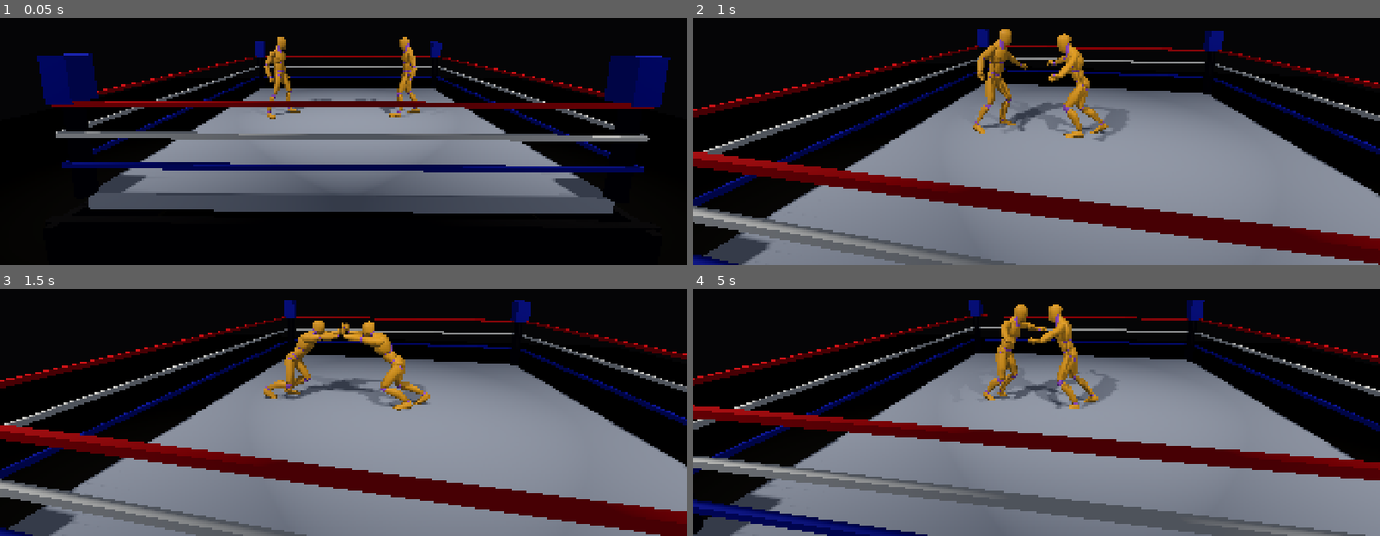
Above: before the commit, frames 1-4 (two rows, left to right).
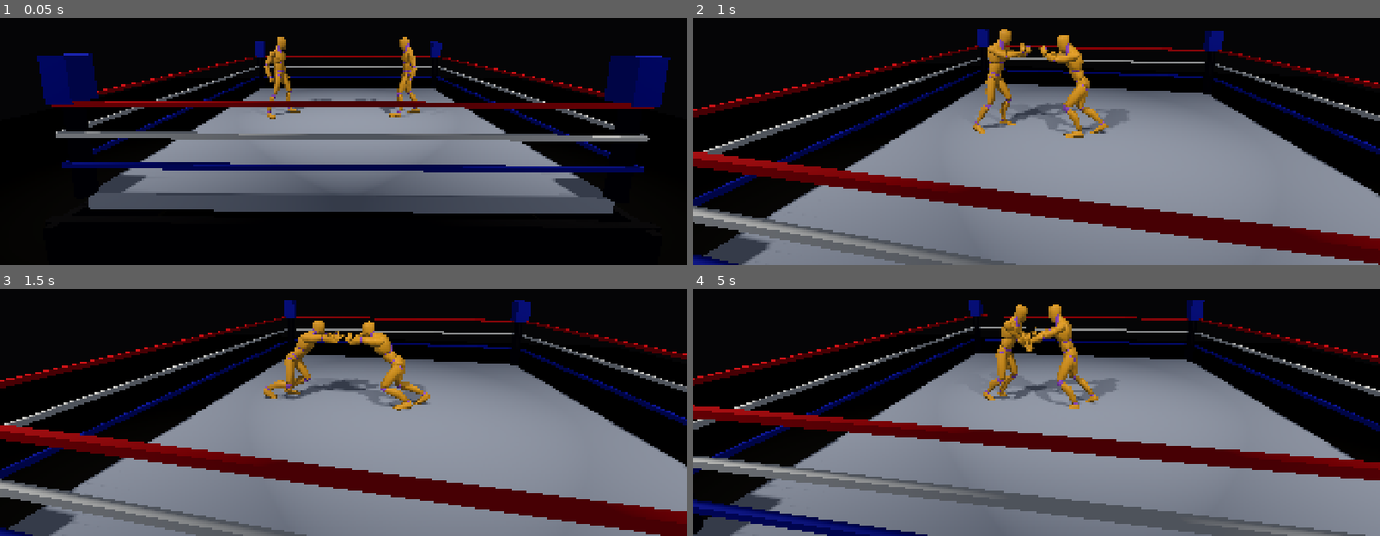
Above: after the commit, the same moments.

Repository: denhamd2/aegis
Game: Godot game, scene res://scenes/match.tscn
Two runs of this game, one before a commit and one after it. Both use one fixed random seed, a clock stepped at 60 frames per second and the inputs below.
Inputs:
- Up to frame 1 (0.05 s): no input
- Up to frame 2 (1 s): hold D (move_right) from 0.53 s (still down); tap K (grapple) at 0.6 s; tap J (strike) at 0.8 s
- Up to frame 3 (1.5 s): release D (move_right) at 1.28 s; hold S (move_down) from 1.28 s (still down); tap J (strike) at 1.35 s
- Up to frame 4 (5 s): tap K (grapple) at 1.55, 2.1, 3.05, 4.55 s; release S (move_down) at 2.03 s; hold D (move_right) 2.03-2.78 s; tap J (strike) at 2.3, 3.6 s; hold W (move_up) 2.78-3.53 s; tap L (reversal) at 2.85 s; hold A (move_left) from 3.53 s (still down); tap Space (submission_hold) at 4.35 s

Frame 1 is identical in both runs. In frame 2, 1.3% of the frame differs, in the area x 41-64%, y 4-50%; in frame 3, 0.4%; in frame 4, 1.0%.

Commit message:
Add grip IK so a grappler's hands land on his opponent
Paired grapple clips animate only the two root transforms, and each
skeleton is posed by its own single-character clip, which has no idea
another body exists -- so an attacker performed a lifting motion near the
defender and never touched him. Two SkeletonIK3D chains per wrestler now
pull the hands onto the opponent while gripping. SkeletonIK3D derives from
SkeletonModifier3D and runs after the AnimationMixer writes the pose, so
the clip supplies the body and IK places the arms on top; contact is
emergent and holds for every move, including the 13 paired clips still
unwritten.

A squared-up wrestler grips the chest, a lifting attacker the hips --
mid-throw the victim's chest is overhead and behind. Targets are clamped
onto each arm's reach sphere rather than rejected when out of range: an arm
spans 0.547m while the clips hold the bodies 0.8-1.2m apart, so a hard
reach test never engages. Blend ramps a fixed step per physics tick, so
replay determinism is unaffected.

Three engine traps worth recording. TwoBoneIK3D, the modern non-deprecated
node, does nothing here: in an isolated three-bone skeleton with the chain
resolved and influence at 1, the tip never leaves its rest pose, while
SkeletonIK3D lands it within 0.005m of the target. get_bone_global_pose()
returns the pre-modifier pose, so a working modifier reads as broken --
measure with a BoneAttachment3D or by rendering. And BoneAttachment3D
deadlocks against an IK modifier on the same skeleton, so the tests cover
the rig and targeting maths while the pose is verified by rendering.

Verified: 82/82 tests pass (13 new, zero orphans); six seeds produce
identical outcomes to the build without IK, confirming it cannot affect a
match; and close-up renders show hands interlocked in a tie-up and arms
wrapped round the waist during a lift.

Co-Authored-By: Claude Opus 5 <noreply@anthropic.com>
Claude-Session: https://claude.ai/code/session_014FrePquMKRRVTcBmQuSTE6

Diff:
--- a/game/core/match/wrestler_controller.gd
+++ b/game/core/match/wrestler_controller.gd
@@ -83,6 +83,19 @@
 ## job, not hand-rolled here.
 var anim_tree: AnimationTree
 var _anim_playback: AnimationNodeStateMachinePlayback
+## The retargeted mesh's Skeleton3D. Public so the *opponent* can read this
+## wrestler's chest/hip bones when aiming its grip IK — a grapple needs to
+## know where the other torso actually is, which the root position doesn't
+## say (mid-throw the body can be upside down a metre off its own origin).
+var skeleton: Skeleton3D
+## One SkeletonIK3D per arm (index 0 = left, 1 = right) pulling the hands onto
+## the opponent while gripping. See _build_ik_rig().
+var _arm_ik: Array[SkeletonIK3D] = []
+var _grip_targets: Array[Marker3D] = []
+## Shared 0..1 blend applied to both arms' SkeletonIK3D.interpolation.
+var _grip_blend: float = 0.0
+## Span from shoulder to hand in the rest pose, measured in _build_ik_rig().
+var _arm_reach: float = 0.0
 
 ## FSM state -> clip from the base mesh's library. Every state gets *some*
 ## plausible clip from the single-character library on hand — no paired
@@ -242,6 +255,9 @@
 	fsm.state_changed.connect(_on_fsm_state_changed)
 	if anim_player:
 		_build_animation_tree()
+	skeleton = find_child("Skeleton3D", true, false) as Skeleton3D
+	if skeleton:
+		_build_ik_rig()
 
 ## Builds the AnimationNodeStateMachine blend graph: one AnimationNodeAnimation
 ## per WrestlerFSM state that has a usable clip (STATE_ANIMATIONS), and one
@@ -300,6 +316,140 @@
 	var idle_name: String = WrestlerFSM.State.keys()[WrestlerFSM.State.IDLE]
 	if state_machine.has_node(idle_name):
 		_anim_playback.start(idle_name)
+
+## Builds the grip IK: one SkeletonIK3D per arm, solving upperarm -> hand.
+##
+## The paired grapple clips animate only the two root transforms, and each
+## wrestler's skeleton is posed by its own single-character clip, which has no
+## idea another body exists. So the attacker performed a lifting motion *near*
+## the defender and never touched him -- the "I don't see him lifting him up"
+## complaint, which no amount of clip-swapping fixes.
+##
+## SkeletonIK3D derives from SkeletonModifier3D, so it runs after the
+## AnimationMixer writes the pose: the clip supplies the body, this pulls the
+## arms onto the opponent on top of it. Contact is therefore emergent and
+## holds for every move, including the 13 paired clips still unwritten,
+## instead of being keyframed one clip at a time.
+##
+## Built at runtime for the same reason _build_animation_tree() is: it stays
+## derived from the bone names here rather than drifting from them, and it
+## avoids needing editable children on the instanced .glb.
+##
+## Note SkeletonIK3D is Godot's older IK node and marked deprecated. The
+## modern replacement, TwoBoneIK3D, was tried first and does nothing on this
+## build: in an isolated three-bone skeleton with the chain resolved, the
+## target set and influence at 1, the tip bone never leaves its rest pose,
+## while SkeletonIK3D lands it within 0.005m of the same target. Measure with
+## a BoneAttachment3D if you re-test -- Skeleton3D.get_bone_global_pose()
+## returns the *pre-modifier* pose and reports no movement even when a
+## modifier is demonstrably working.
+func _build_ik_rig() -> void:
+	for chain in ARM_CHAINS:
+		for role in ["root", "tip"]:
+			if skeleton.find_bone(chain[role]) < 0:
+				push_error("Grip IK: rig has no bone '%s'; arm IK disabled" % chain[role])
+				return
+
+	for chain in ARM_CHAINS:
+		var ik := SkeletonIK3D.new()
+		# Configure before entering the tree: each of root_bone/tip_bone
+		# rebuilds the solver chain the moment it's assigned, so setting them
+		# on an already-parented node makes the first assignment resolve the
+		# other end to -1 and log a build_chain error.
+		ik.root_bone = chain["root"]
+		ik.tip_bone = chain["tip"]
+		var target := Marker3D.new()
+		ik.add_child(target)
+		ik.target_node = ik.get_path_to(target)
+		skeleton.add_child(ik)
+		# interpolation is SkeletonIK3D's own blend, 0 = pure animation pose.
+		# Starts fully off so a wrestler who never grapples is posed exactly as
+		# he was before this existed.
+		ik.interpolation = 0.0
+		# Deferred: start() resolves root_bone/tip_bone against the parent
+		# skeleton, which SkeletonIK3D only caches in its own _ready(). Called
+		# inline right after add_child() it resolves them to -1 and the solver
+		# reports "Condition -1 == p_task->root_bone is true" every frame
+		# thereafter, doing nothing.
+		ik.start.call_deferred()
+		_arm_ik.append(ik)
+		_grip_targets.append(target)
+
+	_arm_reach = _measure_arm_reach(ARM_CHAINS[0])
+
+## Shoulder-to-hand span in the rest pose — ~0.55m on this 1.83m rig.
+func _measure_arm_reach(chain: Dictionary) -> float:
+	var shoulder := skeleton.get_bone_global_rest(skeleton.find_bone(chain["root"])).origin
+	var hand := skeleton.get_bone_global_rest(skeleton.find_bone(chain["tip"])).origin
+	return shoulder.distance_to(hand)
+
+## True while this wrestler should have hands on the opponent.
+func _is_gripping_state() -> bool:
+	match fsm.current_state:
+		WrestlerFSM.State.TIE_UP:
+			return true
+		WrestlerFSM.State.GRAPPLE_HOLD:
+			return _is_grapple_attacker
+		_:
+			return false
+
+## Aims both grip targets at the opponent and blends the IK in or out.
+## Presentation only -- writes bone poses and marker positions, never
+## position, velocity or FSM state, so it cannot change a match outcome.
+func _update_grip_ik() -> void:
+	if _arm_ik.is_empty():
+		return
+	var engaged := _is_gripping_state() and _aim_grip_targets()
+	var step := IK_BLEND_PER_TICK if engaged else -IK_BLEND_PER_TICK
+	_grip_blend = clampf(_grip_blend + step, 0.0, 1.0)
+	for ik in _arm_ik:
+		ik.interpolation = _grip_blend
+
+## Places the two targets on either side of the part of the opponent this
+## wrestler is holding. Returns false only when there is nothing to grip, so
+## the caller blends back out and leaves the clip's own arm pose alone.
+##
+## Each target is clamped onto its arm's reach sphere rather than rejected
+## when too far: measured, an arm spans 0.547m while the paired clips hold the
+## bodies 0.8-1.2m apart, so a hard reach test would never engage at all.
+## Clamping gives the honest in-between -- arms fully extended toward the
+## opponent when he's beyond reach, hands genuinely on him once he isn't.
+func _aim_grip_targets() -> bool:
+	if _grip_targets.size() < 2 or not opponent or not is_instance_valid(opponent):
+		return false
+	if not opponent.skeleton or not skeleton:
+		return false
+	var anchor_name := GRIP_BONE_LIFT if fsm.current_state == \
+			WrestlerFSM.State.GRAPPLE_HOLD else GRIP_BONE
+	var anchor_bone := opponent.skeleton.find_bone(anchor_name)
+	if anchor_bone < 0:
+		return false
+	# Position from the bone, lateral axis from the opponent's body: the
+	# bone's own basis is a rest-pose artifact of this rig (arms along X) and
+	# doesn't track the torso the way the node transform does.
+	var anchor := opponent.skeleton.global_transform \
+			* opponent.skeleton.get_bone_global_pose(anchor_bone).origin
+	var lateral := opponent.global_transform.basis.x.normalized() * GRIP_HALF_WIDTH
+
+	# Godot forward is -Z, so +X is this wrestler's right: index 1 (right arm)
+	# takes the +X side of the grip, index 0 (left arm) the -X side.
+	_grip_targets[0].global_position = _reachable(ARM_CHAINS[0]["root"], anchor - lateral)
+	_grip_targets[1].global_position = _reachable(ARM_CHAINS[1]["root"], anchor + lateral)
+	return true
+
+## Nearest point to `target` the named shoulder's arm can actually straighten
+## to, stopping just short of full extension.
+func _reachable(shoulder_bone_name: String, target: Vector3) -> Vector3:
+	var shoulder_bone := skeleton.find_bone(shoulder_bone_name)
+	if shoulder_bone < 0:
+		return target
+	var shoulder := skeleton.global_transform \
+			* skeleton.get_bone_global_pose(shoulder_bone).origin
+	var offset := target - shoulder
+	var span := _arm_reach * MAX_EXTENSION
+	if offset.length() <= span or offset.length() < 0.001:
+		return target
+	return shoulder + offset.normalized() * span
 
 func _on_fsm_state_changed(_previous: WrestlerFSM.State, current: WrestlerFSM.State) -> void:
 	if not _anim_playback:
@@ -388,6 +538,9 @@
 
 	_apply_gravity(delta)
 	move_and_slide()
+	# After move_and_slide(), so the grip is aimed at where the bodies have
+	# actually ended up this tick rather than where they started it.
+	_update_grip_ik()
 
 ## Pull a wrestler back down to the mat.
 ##
@@ -467,6 +620,30 @@
 ## the result is identical under ReplaySystem playback at any render
 ## framerate (same reasoning as anim_tree's physics callback mode).
 const TURN_RATE_PER_TICK := 0.12 # radians/tick — ~7deg, a 180 in ~26 ticks
+
+## Grip IK tuning. Bone on the *opponent* the hands reach for while squared
+## up: spine_03 is this rig's upper chest (wrestler_bone_map.tres maps it to
+## the humanoid UpperChest slot).
+const GRIP_BONE := "spine_03"
+## What a lifting attacker holds instead — the hips of the man he's carrying.
+## During a throw the victim's chest is overhead and behind, and reaching for
+## it puts the arms somewhere that reads as nothing at all.
+const GRIP_BONE_LIFT := "pelvis"
+## Arm chains, index-matched to _arm_ik / _grip_targets.
+const ARM_CHAINS := [
+	{"root": "upperarm_l", "tip": "hand_l"},
+	{"root": "upperarm_r", "tip": "hand_r"},
+]
+## Half a torso width, so the hands land on the opponent's sides rather than
+## converging inside him. The rig's shoulders sit at x=+-0.192.
+const GRIP_HALF_WIDTH := 0.22
+## Fraction of full arm span a grip target may sit at. A fully straightened
+## chain is singular and reads as a locked-out arm.
+const MAX_EXTENSION := 0.95
+## Blend added per physics tick, so a grip fades in over ~7 ticks rather than
+## snapping. Fixed per tick, never a wall-clock lerp — same determinism
+## requirement as TURN_RATE_PER_TICK above.
+const IK_BLEND_PER_TICK := 0.15
 
 func _turn_toward_opponent() -> void:
 	if not opponent or not is_instance_valid(opponent):
--- /dev/null
+++ b/game/tests/test_wrestler_ik.gd
@@ -0,0 +1,196 @@
+extends GdUnitTestSuite
+## WrestlerController's grip IK -- the arm chains that pull a wrestler's hands
+## onto his opponent while gripping.
+##
+## Paired grapple clips animate only the two root transforms, and each
+## skeleton is posed by its own single-character clip, which has no idea
+## another body exists. So an attacker performed a lifting motion *near* the
+## defender without ever touching him. SkeletonIK3D derives from
+## SkeletonModifier3D and therefore runs after the AnimationMixer writes the
+## pose, letting the clip supply the body while IK places the arms on top.
+##
+## This is presentation only: it writes bone poses and marker positions, never
+## position/velocity/FSM state, so it must never change a match outcome. Six
+## seeds were checked to produce byte-identical results with it wired in.
+##
+## These tests cover the rig and the targeting maths. Whether the *pose* comes
+## out right is not assertable here and was checked by rendering close-ups --
+## Skeleton3D.get_bone_global_pose() returns the pre-modifier pose and reports
+## no movement even when a modifier is demonstrably working, and a
+## BoneAttachment3D (which does read the post-modifier pose) deadlocks against
+## an IK modifier on the same skeleton.
+
+const WRESTLER_SCENE := preload("res://scenes/wrestler.tscn")
+
+func _make_wrestler() -> WrestlerController:
+	var wrestler: WrestlerController = auto_free(WRESTLER_SCENE.instantiate())
+	add_child(wrestler)
+	return wrestler
+
+## A gripping pair: `wrestler` holds `opponent`, squared up 1.25m apart, which
+## is roughly the live tie-up separation.
+func _make_gripping_pair() -> Array:
+	var wrestler := _make_wrestler()
+	var opponent := _make_wrestler()
+	wrestler.global_position = Vector3(-0.625, 0.0, 0.0)
+	opponent.global_position = Vector3(0.625, 0.0, 0.0)
+	wrestler.opponent = opponent
+	wrestler.fsm.current_state = WrestlerFSM.State.TIE_UP
+	return [wrestler, opponent]
+
+func test_builds_one_ik_chain_per_arm() -> void:
+	var wrestler := _make_wrestler()
+	assert_int(wrestler._arm_ik.size()).is_equal(2)
+	assert_str(String(wrestler._arm_ik[0].root_bone)).is_equal("upperarm_l")
+	assert_str(String(wrestler._arm_ik[0].tip_bone)).is_equal("hand_l")
+	assert_str(String(wrestler._arm_ik[1].root_bone)).is_equal("upperarm_r")
+	assert_str(String(wrestler._arm_ik[1].tip_bone)).is_equal("hand_r")
+	assert_int(wrestler._grip_targets.size()).is_equal(2)
+
+## start() resolves the bone names against the parent skeleton. Called before
+## the node is configured and parented it silently resolves them to -1 and the
+## solver logs a build_chain error every frame while doing nothing.
+func test_both_solvers_are_running() -> void:
+	var wrestler := _make_wrestler()
+	await await_millis(50)
+	for ik in wrestler._arm_ik:
+		assert_bool(ik.is_running()).is_true()
+
+## Zero blend at rest means a wrestler who never grapples is posed exactly as
+## he was before any of this existed.
+func test_starts_with_no_blend() -> void:
+	var wrestler := _make_wrestler()
+	assert_float(wrestler._grip_blend).is_equal_approx(0.0, 0.0001)
+	for ik in wrestler._arm_ik:
+		assert_float(ik.interpolation).is_equal_approx(0.0, 0.0001)
+
+func test_measures_a_plausible_arm_reach() -> void:
+	var wrestler := _make_wrestler()
+	# ~0.55m on this 1.83m rig (upper arm 0.274 + forearm 0.273).
+	assert_float(wrestler._arm_reach).is_between(0.4, 0.7)
+
+func test_grips_during_tie_up_and_as_the_grapple_attacker() -> void:
+	var wrestler := _make_wrestler()
+	wrestler.fsm.current_state = WrestlerFSM.State.TIE_UP
+	assert_bool(wrestler._is_gripping_state()).is_true()
+
+	wrestler.fsm.current_state = WrestlerFSM.State.GRAPPLE_HOLD
+	wrestler._is_grapple_attacker = true
+	assert_bool(wrestler._is_gripping_state()).is_true()
+
+## The wrestler being thrown shouldn't be reaching for anything.
+func test_does_not_grip_as_the_grapple_defender() -> void:
+	var wrestler := _make_wrestler()
+	wrestler.fsm.current_state = WrestlerFSM.State.GRAPPLE_HOLD
+	wrestler._is_grapple_attacker = false
+	assert_bool(wrestler._is_gripping_state()).is_false()
+
+func test_does_not_grip_in_free_movement_or_strikes() -> void:
+	var wrestler := _make_wrestler()
+	for state in [WrestlerFSM.State.IDLE, WrestlerFSM.State.LOCOMOTION,
+			WrestlerFSM.State.RUN, WrestlerFSM.State.STRIKE,
+			WrestlerFSM.State.HIT_REACT, WrestlerFSM.State.DOWN]:
+		wrestler.fsm.current_state = state
+		assert_bool(wrestler._is_gripping_state()).override_failure_message(
+			"should not grip in %s" % WrestlerFSM.State.keys()[state]
+		).is_false()
+
+func test_blend_ramps_in_by_a_fixed_step_per_tick() -> void:
+	var pair := _make_gripping_pair()
+	var wrestler: WrestlerController = pair[0]
+
+	wrestler._update_grip_ik()
+	assert_float(wrestler._grip_blend).is_equal_approx(
+		WrestlerController.IK_BLEND_PER_TICK, 0.0001
+	)
+	wrestler._update_grip_ik()
+	assert_float(wrestler._grip_blend).is_equal_approx(
+		WrestlerController.IK_BLEND_PER_TICK * 2.0, 0.0001
+	)
+	# and it reaches the solvers, not just the field
+	assert_float(wrestler._arm_ik[0].interpolation).is_equal_approx(
+		wrestler._grip_blend, 0.0001
+	)
+
+func test_blend_saturates_at_one_and_ramps_back_out() -> void:
+	var pair := _make_gripping_pair()
+	var wrestler: WrestlerController = pair[0]
+	for _i in 20:
+		wrestler._update_grip_ik()
+	assert_float(wrestler._grip_blend).is_equal_approx(1.0, 0.0001)
+
+	wrestler.fsm.current_state = WrestlerFSM.State.IDLE
+	wrestler._update_grip_ik()
+	assert_float(wrestler._grip_blend).is_equal_approx(
+		1.0 - WrestlerController.IK_BLEND_PER_TICK, 0.0001
+	)
+	for _i in 20:
+		wrestler._update_grip_ik()
+	assert_float(wrestler._grip_blend).is_equal_approx(0.0, 0.0001)
+
+## No opponent to grip: blend out quietly rather than erroring or latching on.
+func test_no_opponent_is_a_no_op() -> void:
+	var wrestler := _make_wrestler()
+	wrestler.fsm.current_state = WrestlerFSM.State.TIE_UP
+	wrestler.opponent = null
+
+	wrestler._update_grip_ik()
+
+	assert_bool(wrestler._aim_grip_targets()).is_false()
+	assert_float(wrestler._grip_blend).is_equal_approx(0.0, 0.0001)
+
+## The clips hold the two bodies 0.8-1.2m apart while an arm spans only
+## ~0.55m, so targets are clamped onto the reach sphere rather than rejected
+## -- a hard reach test would never engage at all.
+func test_grip_targets_are_clamped_within_arm_reach() -> void:
+	var pair := _make_gripping_pair()
+	var wrestler: WrestlerController = pair[0]
+	var opponent: WrestlerController = pair[1]
+	opponent.global_position = Vector3(50.0, 0.0, 0.0) # far out of reach
+
+	assert_bool(wrestler._aim_grip_targets()).is_true()
+
+	var shoulder_bone := wrestler.skeleton.find_bone(
+		WrestlerController.ARM_CHAINS[0]["root"]
+	)
+	var shoulder: Vector3 = wrestler.skeleton.global_transform \
+			* wrestler.skeleton.get_bone_global_pose(shoulder_bone).origin
+	var span := shoulder.distance_to(wrestler._grip_targets[0].global_position)
+	assert_float(span).is_less_equal(wrestler._arm_reach + 0.001)
+
+## Within reach the target is used verbatim, so hands land on the opponent
+## rather than stopping short of him.
+func test_a_reachable_grip_is_not_clamped() -> void:
+	var pair := _make_gripping_pair()
+	var wrestler: WrestlerController = pair[0]
+	var root_bone: String = WrestlerController.ARM_CHAINS[0]["root"]
+	var shoulder_bone := wrestler.skeleton.find_bone(root_bone)
+	var shoulder: Vector3 = wrestler.skeleton.global_transform \
+			* wrestler.skeleton.get_bone_global_pose(shoulder_bone).origin
+	var close_target := shoulder + Vector3(0.0, 0.0, -0.1)
+
+	var result := wrestler._reachable(root_bone, close_target)
+
+	assert_vector(result).is_equal_approx(close_target, Vector3.ONE * 0.001)
+
+## A lifting attacker holds the hips; a squared-up one holds the chest. During
+## a throw the victim's chest is overhead and behind, and reaching for it puts
+## the arms somewhere that reads as nothing at all.
+func test_lift_and_tie_up_aim_at_different_heights() -> void:
+	var pair := _make_gripping_pair()
+	var wrestler: WrestlerController = pair[0]
+	var opponent: WrestlerController = pair[1]
+	# Close enough that neither grip gets clamped, so the heights are the
+	# anchors' own rather than the reach sphere's.
+	opponent.global_position = Vector3(0.1, 0.0, 0.0)
+
+	wrestler.fsm.current_state = WrestlerFSM.State.TIE_UP
+	wrestler._aim_grip_targets()
+	var chest_height := wrestler._grip_targets[0].global_position.y
+
+	wrestler.fsm.current_state = WrestlerFSM.State.GRAPPLE_HOLD
+	wrestler._is_grapple_attacker = true
+	wrestler._aim_grip_targets()
+	var hip_height := wrestler._grip_targets[0].global_position.y
+
+	assert_float(hip_height).is_less(chest_height)
